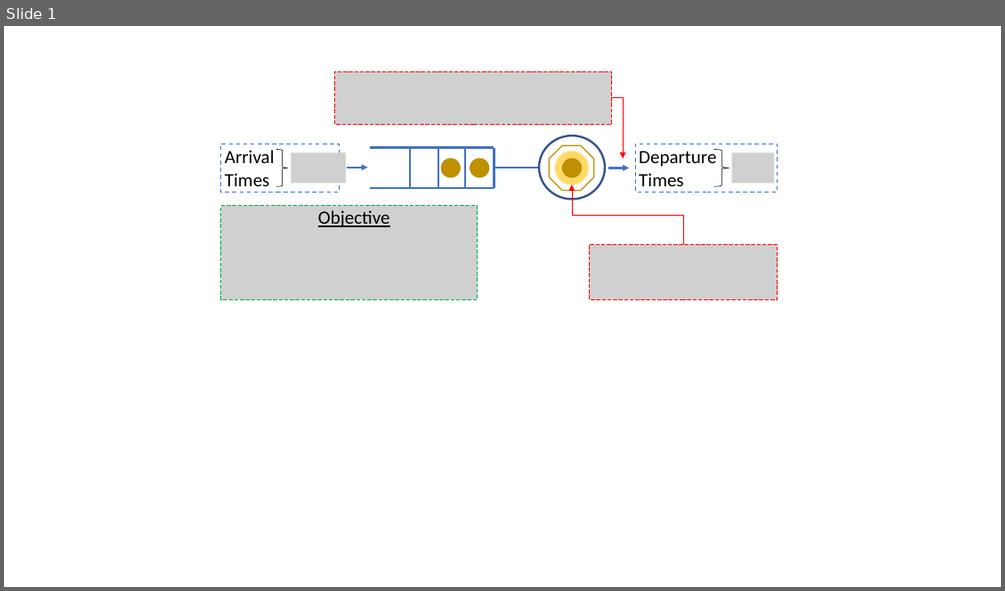
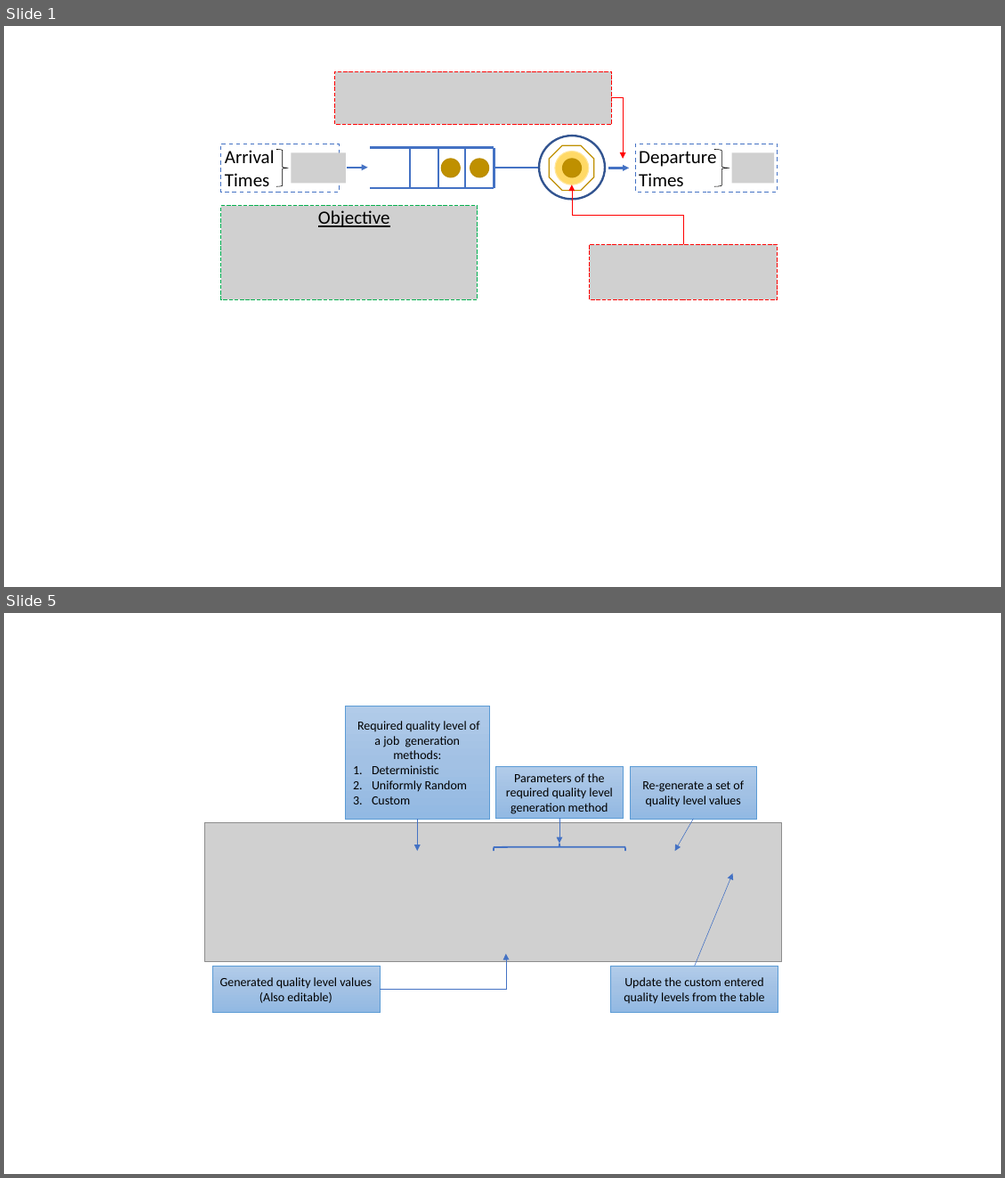
Before and after one commit to shiran27/HybridSystemInManufacturing, a slide deck: Formulation.pptx. Shown one above the other, each under a label of ours: slide 1 before the commit, slides 1 and 5 after it; the slides between them are not shown. The pictures are 1005x591 and 1005x1178 pixels, drawn with LibreOffice and Linux fonts; fonts in the diff are those of the drawing; grey boxes stand for pictures. Boxes give left, top, right and bottom in pixels: in the first picture for what was removed or moved away, otherwise in the second. Text is boxed around its words. In the diff, an @@ line names an element or a change of style, - is before the commit and + after.

```diff
--- a/Formulation.pptx
+++ b/Formulation.pptx
@@ slide 5 added at [4,613,1001,1174], background #FFFFFF @@
@@ group added at [205,706,782,1013]: 5 rectangles, 4 arrows, 1 picture, 1 left brace, 1 elbow arrow @@
+Required quality level of a job generation methods:
+1. Deterministic
+2. Uniformly Random
+3. Custom
+Parameters of the required quality level generation method
+Re-generate a set of quality level values
+Update the custom entered quality levels from the table
+Generated quality level values (Also editable)
```
Also in this commit, not shown: 4 other slides added, 3 other files.
